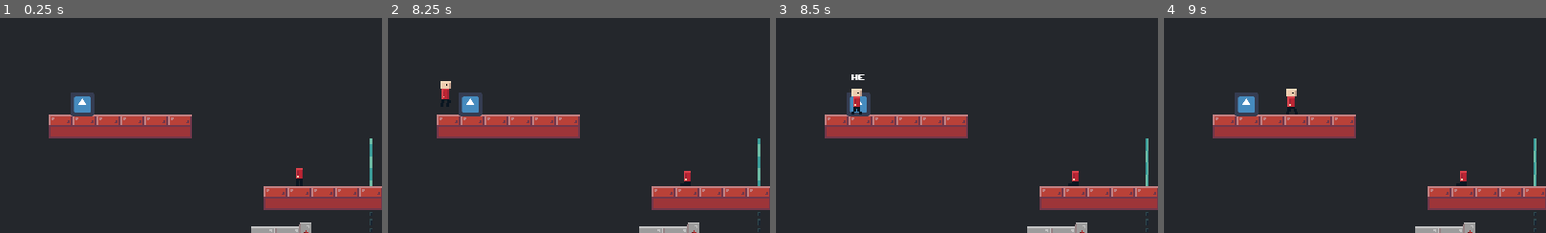
Above: before the commit, frames 1-4 (left to right).
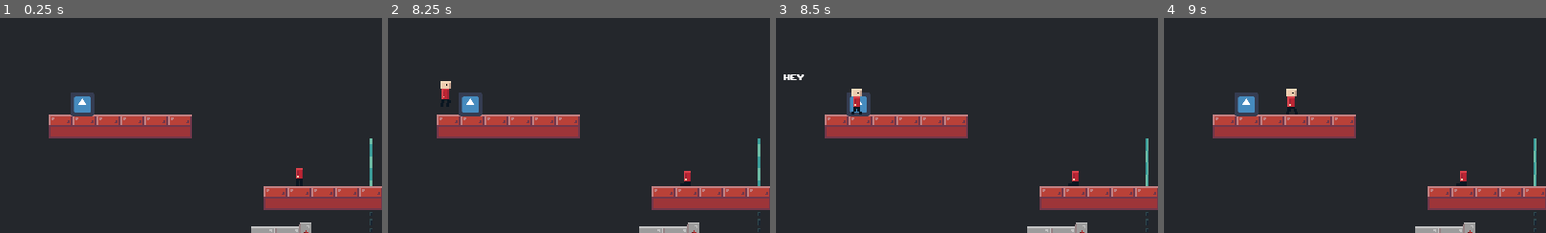
Above: after the commit, the same moments.

Repository: Lunatic-Games/kill-me-now
Game: Godot game, scene res://levels/level_test.tscn
Two runs of this game, one before a commit and one after it. Both use one fixed random seed, a clock stepped at 60 frames per second and the inputs below. The engine's default icon, where the game draws it, is replaced by a stand-in: a white triangle on a blue panel in a dark square.
Inputs:
- Up to frame 1 (0.25 s): no input
- Up to frame 2 (8.25 s): tap Enter at 0.5, 2, 5 s; hold D (move_right) 0.53-2.03 s; tap E (interact) every 0.75 s from 0.6 to 8.1 s; tap Space (jump) at 0.77, 1.25, 1.52, 3.02, 3.5, 3.77, 4.52, 5.75, 6.02, 6.77, 7.52 s; hold A (move_left) 2.03-2.78 s; hold D (move_right) 2.78-4.28 s; hold A (move_left) 4.28-5.03 s; hold D (move_right) 5.03-5.78 s; hold A (move_left) 5.78-7.28 s; hold D (move_right) from 7.28 s (still down)
- Up to frame 3 (8.5 s): keep holding D (move_right)
- Up to frame 4 (9 s): keep holding D (move_right); tap E (interact) at 8.85 s
The pictures show only the part of the screen within x 19-69%, y 39-89%; the shares and areas given below are measured in that part.

Frames 1-2 are identical in both runs. In frame 3, 0.2% of the frame differs, in the area x 2-24%, y 26-29%; in frame 4, nothing differs.

Commit message:
Sped up and left aligned dialogue

Diff:
--- a/dialogue/dialogue.tscn
+++ b/dialogue/dialogue.tscn
@@ -15,13 +15,13 @@
 margin_right = 20.0
 margin_bottom = 20.0
 grow_horizontal = 2
+rect_min_size = Vector2( 200, 0 )
 custom_fonts/font = SubResource( 1 )
-align = 1
 valign = 2
 __meta__ = {
 "_edit_use_anchors_": false
 }
 
 [node name="Timer" type="Timer" parent="."]
-wait_time = 0.1
+wait_time = 0.075
 [connection signal="timeout" from="Timer" to="." method="_on_timeout"]
